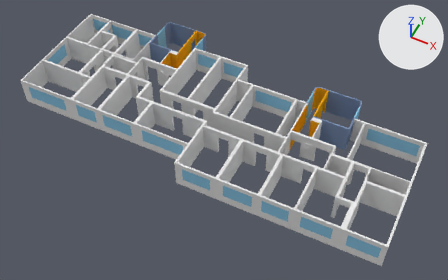
The Blender file Assets/Models/St_Etage_fassade.blend: old version first, new version second.
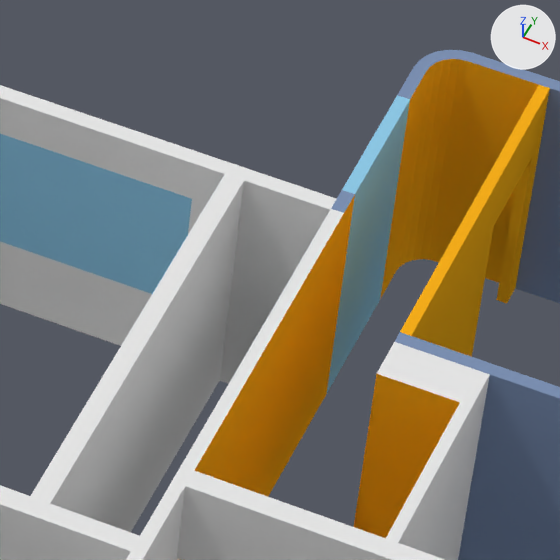
The first picture shows the older version from a 50 mm camera at (27.4, -41.1, 48.4) aimed at (7.9, -2.0, -0.4). The close-ups show both versions on the part from 61% to 74% of the width and 29% to 50% of the height of that picture; other places that the commit changed are outside them. The lights are fixed; the arrows at upper right show +X, +Y and +Z.

Names of what the first close-up shows: 'Colorwall_right', 'Fassade.011', 'Fenster.014', 'InnerWalls.010', 'InnerWalls.020', 'InnerWalls.024', 'InnerWalls.025', 'Treppenhaus_walls_right', 'Treppenhaus_walls_right.001', 'fenster_treppenhaus_right.001'.
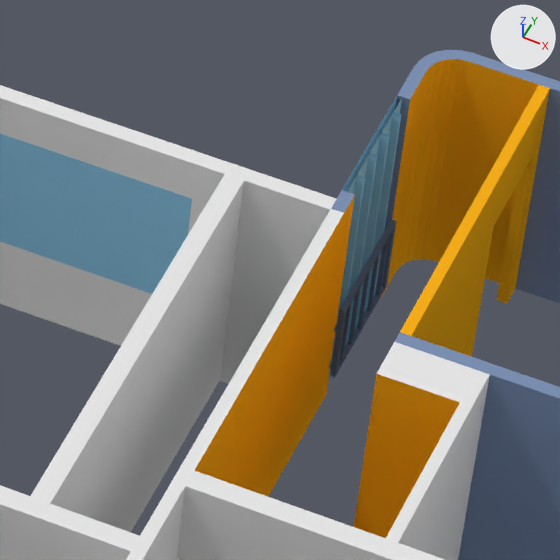
Scene script edits in JSON lines:
```json
{"op": "add", "block": "mat_dunkle_blue_mat", "code": ["mat_dunkle_blue_mat = diffuse_material('dunkle_blue_mat')", "mat_dunkle_blue_mat.base_color = (0.126, 0.173, 0.274)  # blue #63738f"]}
{"block": "me_cube_1434", "where": "# used by ob_fenster_treppenhaus_right_001; location = (14.64, 4.63, 1.52)"}
{"op": "remove", "block": "me_cube_1434", "code": "me_cube_1434.from_pydata(...)  # 12 vertices, 8 faces; spans x -0.07..0.07, y -0.81..0.81, z -1.55..1.55"}
{"op": "add", "block": "me_cube_1434", "code": "me_cube_1434.from_pydata(...)  # 84 vertices, 56 faces; spans x -0.07..0.07, y -0.81..0.81, z -1.55..1.55"}
{"block": "me_cube_1434", "change": "me_cube_1434 part 1: 6 vertices removed from x 0.07, y -0.81..0.81, z -1.55..1.55; 78 vertices added at x -0.07..0.07, y -0.81..0.81, z -1.55..1.55"}
{"op": "add", "block": "me_cube_1541", "code": ["me_cube_1541 = bpy.data.meshes.new('Cube.1541')", "me_cube_1541.from_pydata(...)  # 104 vertices, 86 faces; spans x -0.04..0.03, y -0.86..0.85, z -0.59..0.45", "me_cube_1541.materials.append(mat_dunkle_blue_mat)  # blue #63738f"]}
{"op": "add", "block": "ob_fensterschutz_002", "code": ["ob_fensterschutz_002 = bpy.data.objects.new('fensterschutz.002', me_cube_1541)", "ob_fensterschutz_002.location = (14.75, 4.62, 0.83)", "ob_fensterschutz_002.scale = (1.0, 0.997, 1.0)"]}
```

Boxes [x1, y1, x2, y2] around the edits, measured in the close-ups (560 x 560 px):
```json
{"object": "fenster_treppenhaus_right.001", "change": "reshaped", "before": [327, 95, 410, 392], "after": [329, 96, 402, 379], "on screen": "12% narrower"}
{"object": "fensterschutz.002", "change": "added", "after": [329, 219, 396, 377], "on screen": "blue"}
```
